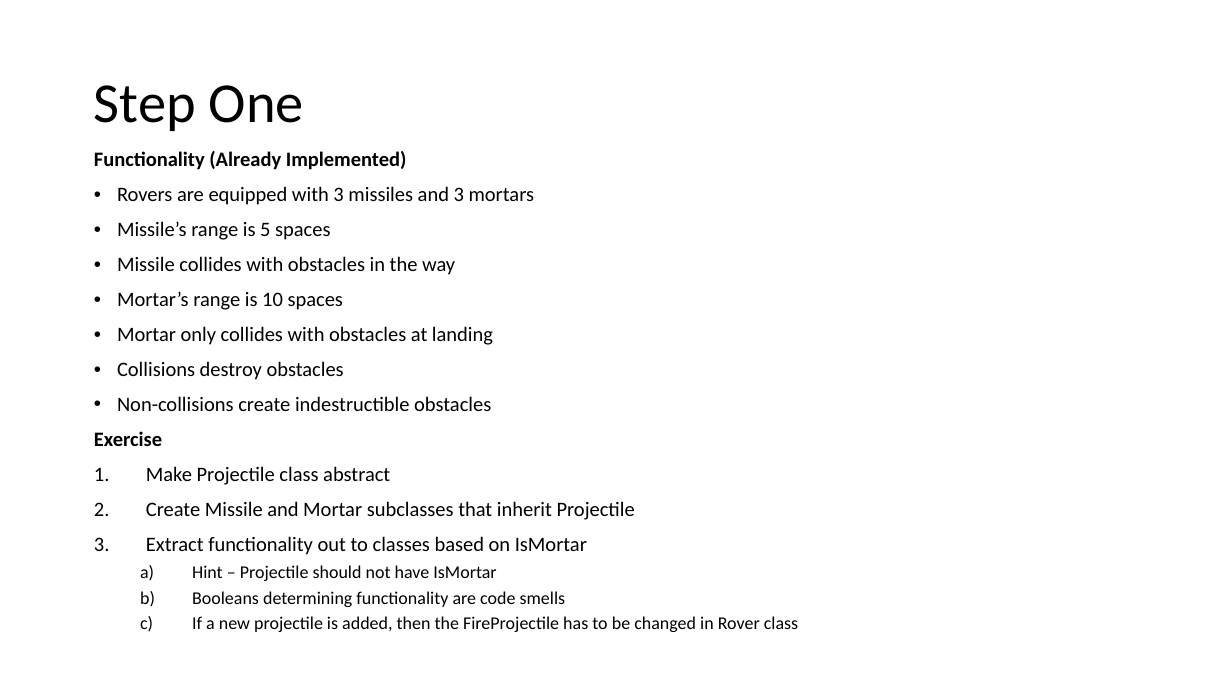
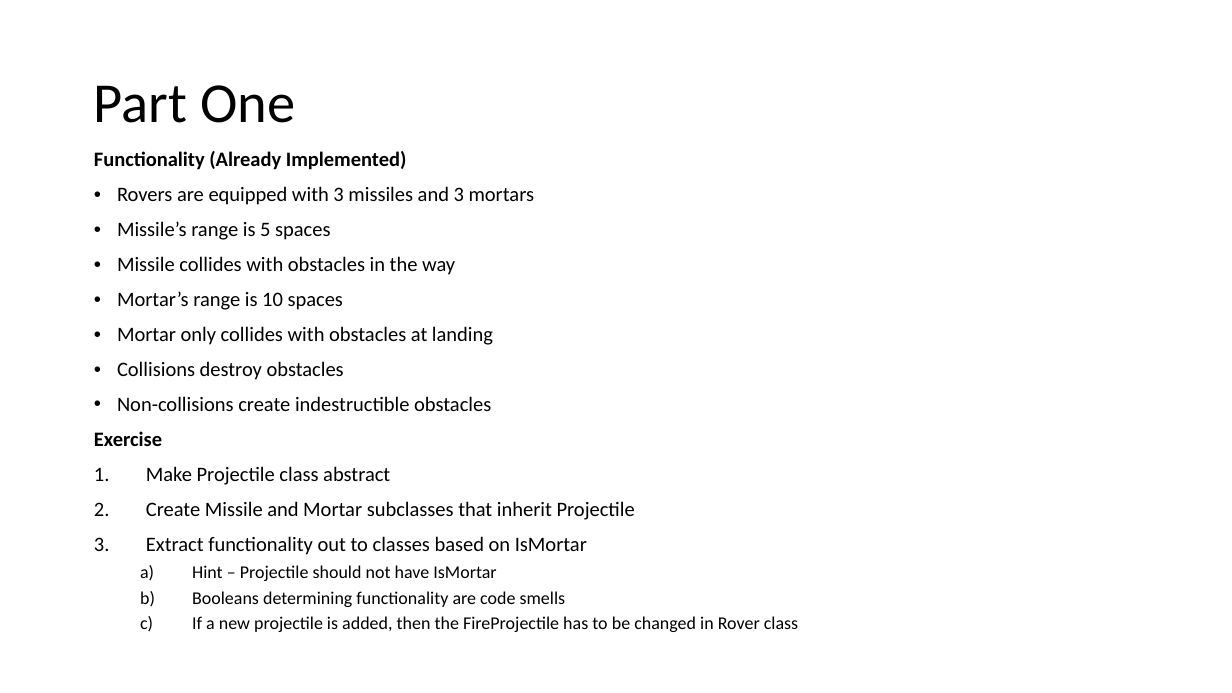
Before and after one commit to PhilipJordan/SOLID, a slide deck: slide 10 of Presentations/OCP.pptx. Drawn at 1232x693 pixels with LibreOffice and Linux fonts; fonts in the diff are those of the drawing; background and template pictures are left out. Boxes give left, top, right and bottom in pixels: in the first picture for what was removed or moved away, otherwise in the second. Text is boxed around its words. In the diff, an @@ line names an element or a change of style, - is before the commit and + after.

```diff
--- a/Presentations/OCP.pptx
+++ b/Presentations/OCP.pptx
@@ title at <box>94,85,295,123</box>: text changed @@
-Step One
+Part One
```
Also in this commit, not shown: 4 other slides changed, 1 other file.
